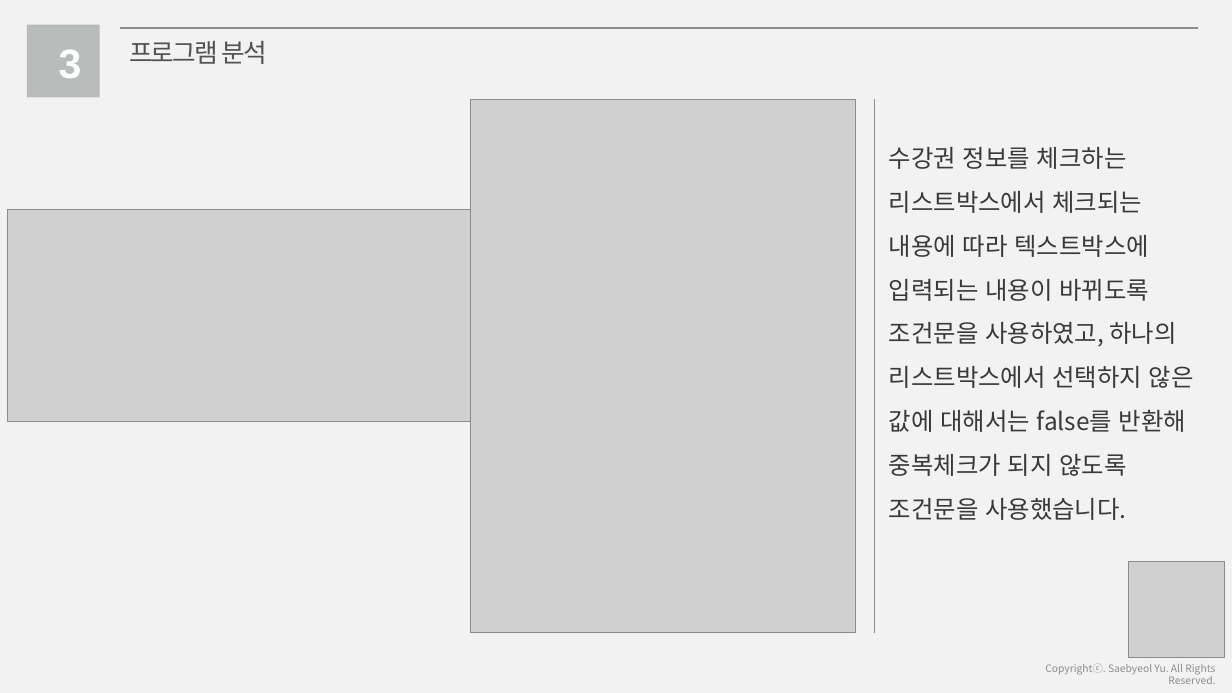
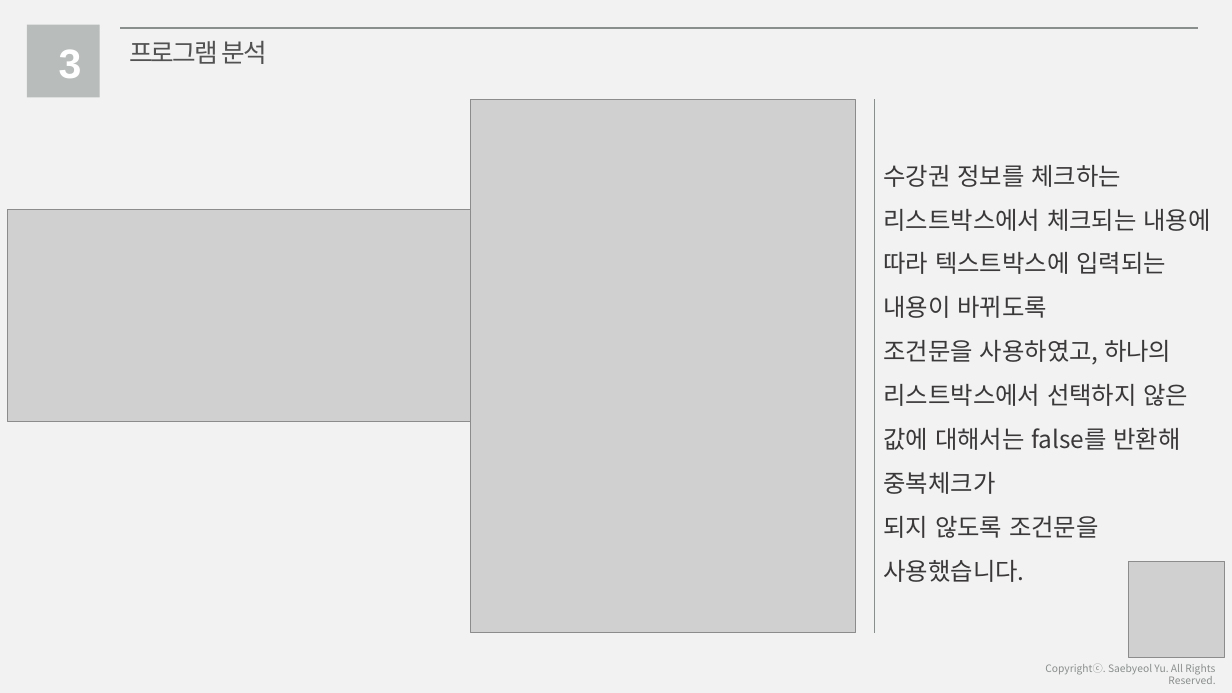
Before and after one commit to haileykim5418/hosting, a slide deck: slide 19 of 포폴_ppt3.pptx. Drawn at 1232x693 pixels with LibreOffice and Linux fonts; fonts in the diff are those of the drawing; grey boxes stand for pictures. Boxes give left, top, right and bottom in pixels: in the first picture for what was removed or moved away, otherwise in the second. Text is boxed around its words. In the diff, an @@ line names an element or a change of style, - is before the commit and + after.

```diff
--- a/포폴_ppt3.pptx
+++ b/포폴_ppt3.pptx
@@ text at (x1=884, y1=165, x2=1210, y2=582): text changed @@
-수강권 정보를 체크하는 리스트박스에서 체크되는 내용에 따라 텍스트박스에 입력되는 내용이 바뀌도록 조건문을 사용하였고, 하나의 리스트박스에서 선택하지 않은 값에 대해서는 false를 반환해 중복체크가 되지 않도록 조건문을 사용했습니다.
+수강권 정보를 체크하는 리스트박스에서 체크되는 내용에 따라 텍스트박스에 입력되는 내용이 바뀌도록
+조건문을 사용하였고, 하나의 리스트박스에서 선택하지 않은 값에 대해서는 false를 반환해 중복체크가
+되지 않도록 조건문을 사용했습니다.
```
Also in this commit, not shown: 8 other slides changed, 23 other files.
